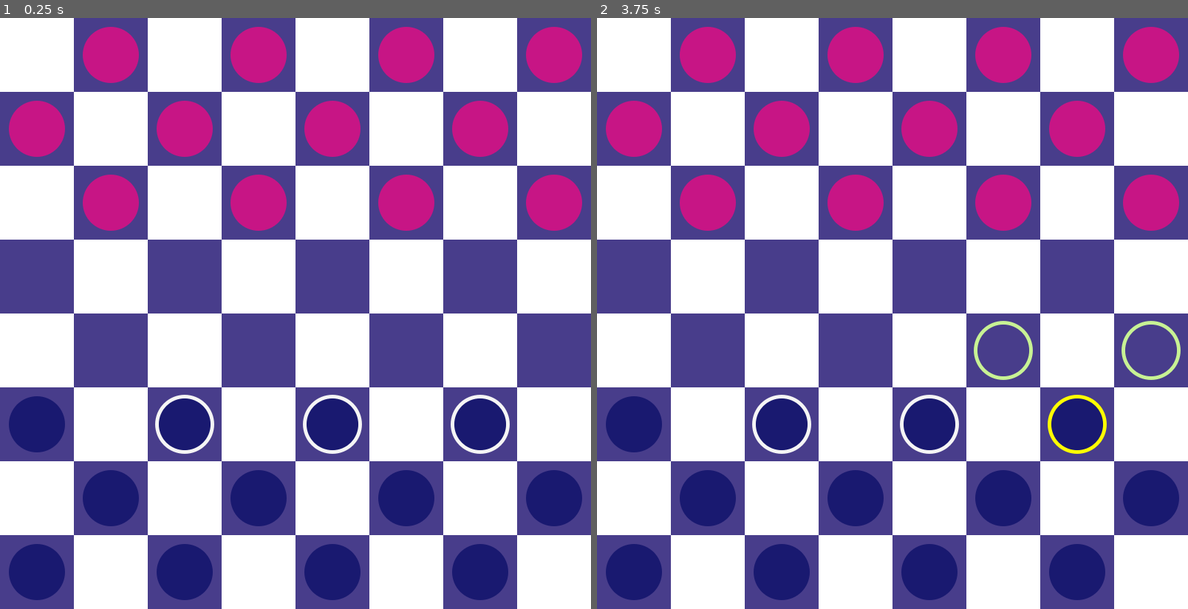
Above: before the commit, frames 1-2 (left to right).
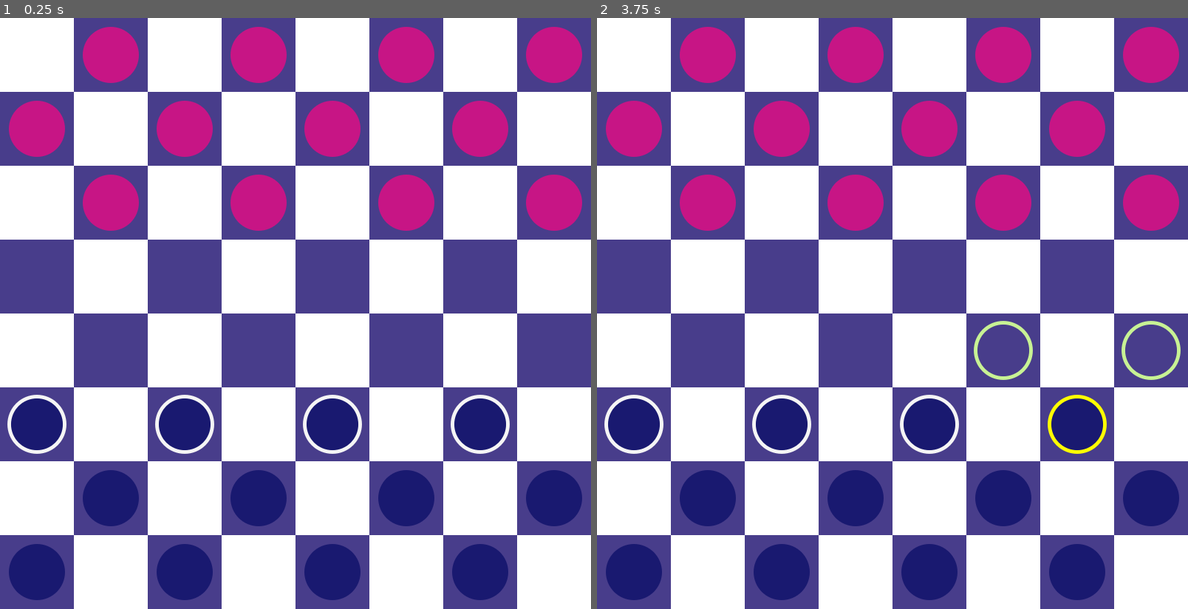
Above: after the commit, the same moments.

Repository: mattsullentrup/godot-checkers
Game: Godot game, scene res://rewrite/level/level.tscn
Same seed, same stepped clock (60 frames per second), same inputs: the game is played once before the commit and once after it.
Inputs (mouse positions are in pixels of both pictures, inside the frame that each line leads up to):
- Up to frame 1 (0.25 s): no input
- Up to frame 2 (3.75 s): tap Enter at 0.5, 2, 3.5 s; move the mouse to (1022, 283) at 0.52 s; press the mouse at (1022, 283) at 0.53 s; tap Space at 1.25, 2.75 s; move the mouse to (774, 343) at 1.27 s; release the mouse at (774, 343) at 1.28 s; right-click (774, 343) at 1.35 s; move the mouse to (951, 183) at 2.02 s; press the mouse at (951, 183) at 2.03 s; move the mouse to (862, 431) at 2.77 s; release the mouse at (862, 431) at 2.78 s; right-click (862, 431) at 2.85 s; move the mouse to (1069, 402) at 3.52 s; press the mouse at (1069, 402) at 3.53 s

The runs differ from the first frame. In frame 1, 0.2% of the frame differs, in the area x 1-12%, y 63-74%; in frame 2, 0.2%.

Commit message:
Change board to be a class variable for player movement

Diff:
--- a/checkers/rewrite/units/groups/opponent_group.gd
+++ b/checkers/rewrite/units/groups/opponent_group.gd
@@ -8,12 +8,14 @@
 	for unit: Unit in moveable_units:
 		var moves := {}
 		for cell in unit.available_cells:
-			board[unit.cell.y][unit.cell.x] = null
-			moves[cell] = _minimax(board, 3, true, unit, cell)
-			board[cell.y][cell.x] = unit
+			#var original_cell = unit.cell
+			#_simulate_move(cell, unit, board)
+			moves[cell] = _minimax(board, 3, true)
+			#_simulate_move(original_cell, unit, board)
 
 		var best_score = moves.values().max()
-		unit_scores[best_score] = { "unit": unit, "cell": moves[best_score] }
+		var best_cell = moves.find_key(best_score)
+		unit_scores[best_score] = { "unit": unit, "cell": best_cell }
 
 	var best_unit_score = unit_scores.keys().max()
 	var move = unit_scores[best_unit_score]
@@ -23,22 +25,22 @@
 		selected_unit.move(cell)
 
 
-func _minimax(board_state: Array, depth: int, is_maximizing: bool, unit: Unit, new_cell: Vector2i) -> int:
-	var simulated_units := _get_simulated_all_units(board_state)
+func _minimax(board_state: Array, depth: int, is_maximizing: bool) -> int:
+	var simulated_units := get_all_units(board_state)
 	if depth == 0 or simulated_units["player"].is_empty() or simulated_units["enemy"].is_empty():
 		return get_board_evaluation(board_state)
 
 	# TODO: figure out how to simulate jumping over a piece
 
-	board_state[new_cell.y][new_cell.x] = unit
 	if is_maximizing:
 		var max_eval = int(-INF)
 		for enemy_unit in _unit_movement.get_moveable_units(board_state):
 			var eval = null
 			for cell in enemy_unit.available_cells:
-				board_state[cell.y][cell.x] = enemy_unit
-				eval = _minimax(board_state, depth - 1, false, enemy_unit, cell)
-				board_state[cell.y][cell.x] = null
+				var original_cell = enemy_unit.cell
+				_simulate_move(cell, enemy_unit, board_state)
+				eval = _minimax(board_state, depth - 1, false)
+				_simulate_move(original_cell, enemy_unit, board_state)
 			max_eval = max(max_eval, eval)
 		print(max_eval)
 		return max_eval
@@ -47,16 +49,17 @@
 		for player_unit in get_parent().get_node("PlayerGroup")._unit_movement.get_moveable_units(board_state):
 			var eval = null
 			for cell in player_unit.available_cells:
-				board_state[cell.y][cell.x] = player_unit
-				eval = _minimax(board_state, depth - 1, true, player_unit, cell)
-				board_state[cell.y][cell.x] = null
+				var original_cell = player_unit.cell
+				_simulate_move(cell, player_unit, board_state)
+				eval = _minimax(board_state, depth - 1, true)
+				_simulate_move(original_cell, player_unit, board_state)
 			min_eval = min(min_eval, eval)
 		print(min_eval)
 		return min_eval
 
 
 func get_board_evaluation(board_state: Array) -> int:
-	var simulated_units := _get_simulated_all_units(board_state)
+	var simulated_units := get_all_units(board_state)
 	var player_units = simulated_units["player"]
 	var enemy_units = simulated_units["enemy"]
 	var player_kings: int = 0
@@ -73,20 +76,10 @@
 			+ (player_kings * 1.5 - enemy_kings * 1.5)
 
 
-func _get_simulated_all_units(board_state: Array) -> Dictionary:
-	var player_units = []
-	var enemy_units = []
-	for row in board_state:
-		for cell in row:
-			var unit := cell as Unit
-			if not unit:
-				continue
-			if unit.team == Globals.Team.PLAYER:
-				player_units.append(unit)
-			elif unit.team == Globals.Team.OPPONENT:
-				enemy_units.append(unit)
-
-	return { "player": player_units, "enemy": enemy_units }
+func _simulate_move(new_cell: Vector2i, unit: Unit, board_state: Array[Array]) -> void:
+	board_state[unit.cell.y][unit.cell.x] = null
+	board_state[new_cell.y][new_cell.x] = unit
+	unit.cell = new_cell
 
 
 func _on_unit_movement_completed(unit: Unit, start_cell: Vector2i) -> void:
--- a/checkers/rewrite/units/groups/unit_group.gd
+++ b/checkers/rewrite/units/groups/unit_group.gd
@@ -11,7 +11,7 @@
 
 var units: Array[Unit]
 var moveable_units: Array[Unit]
-var jumpable_units: Array[Unit]
+#var jumpable_units: Array[Unit]
 #var all_units: Array[Unit]
 var board: Array[Array]
 var selected_unit: Unit
@@ -56,15 +56,31 @@
 
 	moveable_units.assign(_unit_movement.get_moveable_units(board))
 
-	if jumpable_units.is_empty():
-		return
+	#if jumpable_units.is_empty():
+		#return
+#
+	#for unit in moveable_units:
+		#if not unit.can_jump:
+			#unit.can_move = false
+#
+	#moveable_units.clear()
+	#moveable_units = jumpable_units.duplicate()
 
-	for unit in moveable_units:
-		if not unit.can_jump:
-			unit.can_move = false
 
-	moveable_units.clear()
-	moveable_units = jumpable_units.duplicate()
+func get_all_units(board_state: Array) -> Dictionary:
+	var player_units = []
+	var enemy_units = []
+	for row in board_state:
+		for cell in row:
+			var unit := cell as Unit
+			if not unit:
+				continue
+			if unit.team == Globals.Team.PLAYER:
+				player_units.append(unit)
+			elif unit.team == Globals.Team.OPPONENT:
+				enemy_units.append(unit)
+
+	return { "player": player_units, "enemy": enemy_units }
 
 
 func _end_turn() -> void:
@@ -77,7 +93,7 @@
 		unit.available_cells.clear()
 
 	moveable_units.clear()
-	jumpable_units.clear()
+	#jumpable_units.clear()
 	turn_completed.emit(self)
 
 
--- a/checkers/rewrite/units/unit_movement.gd
+++ b/checkers/rewrite/units/unit_movement.gd
@@ -2,11 +2,12 @@
 extends Node2D
 
 
-#var board: Array
+var board: Array
 @onready var parent: UnitGroup = get_parent()
 
 
-func get_moveable_units(board: Array[Array]) -> Array[Unit]:
+func get_moveable_units(new_board: Array[Array]) -> Array[Unit]:
+	board.assign(new_board)
 	var result: Array[Unit] = []
 	var units = []
 	for row in board:
@@ -37,11 +38,11 @@
 
 		var target_cell = unit.cell + Globals.movement_vectors.get(direction)
 		if not _is_tile_valid(target_cell):
-			break
+			continue
 
 		var adjacent_unit = _get_adjacent_unit(target_cell)
 		if not adjacent_unit == null:
-			break
+			continue
 
 		unit.can_move = true
 		normal_moves.append(target_cell)
@@ -75,8 +76,8 @@
 	if not unit.available_cells.has(jump_target_cell):
 		unit.available_cells.append(jump_target_cell)
 
-	if not parent.jumpable_units.has(unit):
-		parent.jumpable_units.append(unit)
+	#if not parent.jumpable_units.has(unit):
+		#parent.jumpable_units.append(unit)
 
 	unit.can_jump = true
 	unit.can_move = true
@@ -89,17 +90,23 @@
 	return jump_path
 
 
-func _discard_normal_moves(unit: Unit) -> void:
-	unit.available_cells = unit.available_cells.filter(
-			func(x: Vector2i): return not unit.cell.distance_squared_to(x) \
-					== Globals.ADJACENT_CELL_SQUARED_DISTANCE
-	)
+#func _discard_normal_moves(unit: Unit) -> void:
+	#unit.available_cells = unit.available_cells.filter(
+			#func(x: Vector2i): return not unit.cell.distance_squared_to(x) \
+					#== Globals.ADJACENT_CELL_SQUARED_DISTANCE
+	#)
 
 
 func _get_adjacent_unit(target_cell: Vector2i) -> Unit:
-	for unit_to_check: Unit in get_tree().get_nodes_in_group("unit"):
-		if unit_to_check.cell == target_cell:
-			return unit_to_check
+	for row in board:
+		for cell in row:
+			var unit := cell as Unit
+			if unit and unit.cell == target_cell:
+				return unit
+
+	#for unit_to_check: Unit in get_tree().get_nodes_in_group("unit"):
+		#if unit_to_check.cell == target_cell:
+			#return unit_to_check
 
 	return null
 
@@ -145,7 +152,8 @@
 func _create_jump_data(target_cell: Vector2i, jumped_cell: Vector2i) -> JumpData:
 	var jump_data := JumpData.new()
 	jump_data.target_cell = target_cell
-	for unit_on_board: Unit in parent.all_units:
+	var all_units = parent.get_all_units(board)
+	for unit_on_board: Unit in all_units["player"].append_array("enemy"):
 		if not unit_on_board.cell == jumped_cell:
 			continue
 
@@ -159,12 +167,15 @@
 	if not _is_tile_valid(target_cell):
 		return false
 
+	var all_units := parent.get_all_units(board)
+	var units = all_units["player"]
+	units.append_array(all_units["enemy"])
 	# Cell is occupied
-	if parent.all_units.any(func(x: Unit): return x.cell == target_cell and not x == unit):
+	if units.any(func(u: Unit): return u.cell == target_cell and not u == unit):
 		return false
 
 	# Will jump over an enemy, not a teammate
-	return parent.all_units.any(
+	return units.any(
 			func(x: Unit): return x.cell == jumped_cell and not x.team == unit.team
 	)
 
